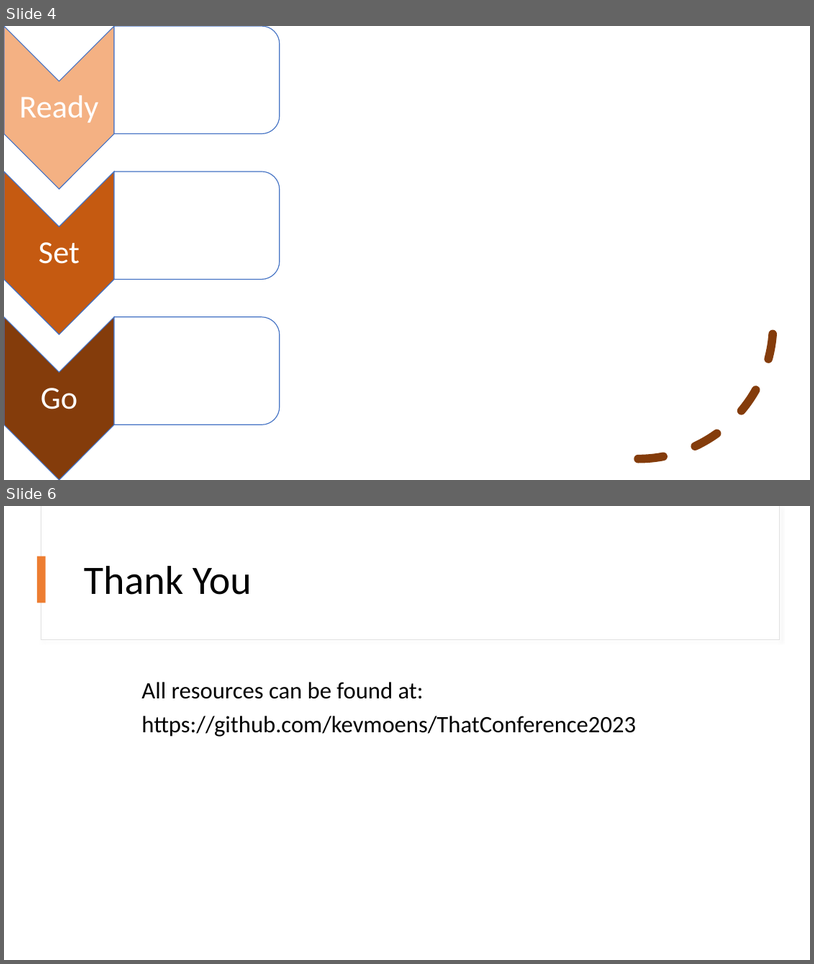
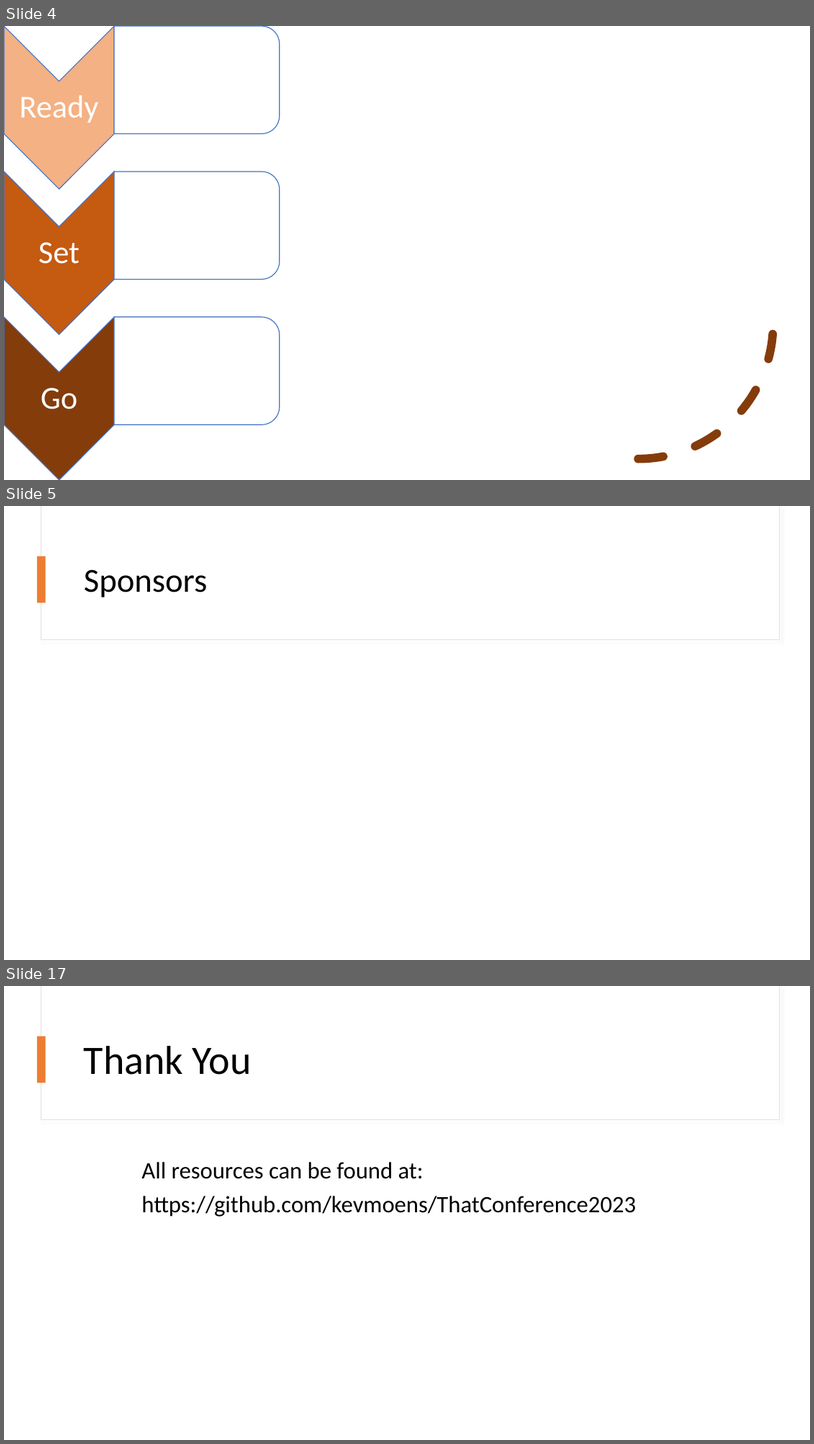
Before and after one commit to kevmoens/ThatConference2023, a slide deck: ThatConference2023.pptx. Shown one above the other, each under a label of ours: slides 4 and 6 before the commit, slides 4, 5 and 17 after it; the slides between them are not shown. The pictures are 814x964 and 814x1444 pixels, drawn with LibreOffice and Linux fonts; fonts in the diff are those of the drawing. Boxes give left, top, right and bottom in pixels: in the first picture for what was removed or moved away, otherwise in the second. Text is boxed around its words. In the diff, an @@ line names an element or a change of style, - is before the commit and + after.

```diff
--- a/ThatConference2023.pptx
+++ b/ThatConference2023.pptx
@@ slide 5 added at (4,506,810,960), background #FFFFFF @@
@@ rectangle added at (41,506,779,640), fill #FFFFFF, outline #E1E1E1 0.75 pt @@
@@ rectangle added at (41,506,779,639), fill #FFFFFF @@
@@ rectangle added at (37,556,46,602), fill #ED7D31 @@
@@ title added at (84,569,207,597), 40 pt, text #000000 @@
+Sponsors
@@ what was slide 6 is now slide 17 @@
```
Also in this commit, not shown: 11 other slides added, 1 slide removed, 2 other files.
